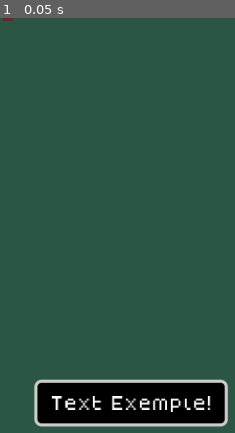
Above: before the commit, frame 1.
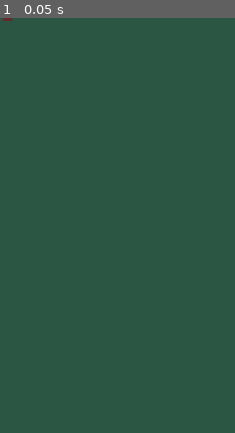
Above: after the commit, the same moment.

Repository: JhonnR9/arpg_godot_cpp
Game: Godot game, scene res://node_2d.tscn
The game is run twice, just before and just after one commit, with the same random seed, the same clock (stepped at 60 frames per second) and the same inputs.
Inputs:
- Up to frame 1 (0.05 s): no input

The runs differ from the first frame. In frame 1, 9.4% of the frame differs, in the area x 14-98%, y 86-99%.

Commit message:
fix sconstruct

Diff:
--- /dev/null
+++ b/godot_editor/canvas_layer.gd
@@ -0,0 +1 @@
+extends CanvasLayer
--- a/godot_editor/node_2d.tscn
+++ b/godot_editor/node_2d.tscn
@@ -1,8 +1,7 @@
-[gd_scene load_steps=15 format=3 uid="uid://bmbbovs8vnafl"]
+[gd_scene load_steps=12 format=3 uid="uid://bmbbovs8vnafl"]
 
 [ext_resource type="Texture2D" uid="uid://tlssw48lru1w" path="res://char22.png" id="1_wtcfe"]
 [ext_resource type="JSON" path="res://data/test.json" id="2_epypp"]
-[ext_resource type="FontFile" uid="uid://dxunq0i3381v8" path="res://data/fonts/dogicapixel.ttf" id="3_epypp"]
 
 [sub_resource type="CircleShape2D" id="CircleShape2D_0e48y"]
 radius = 4.0
@@ -106,26 +105,6 @@
 &"idle_down": SubResource("Animation_q6r6c")
 }
 
-[sub_resource type="StyleBoxFlat" id="StyleBoxFlat_0e48y"]
-bg_color = Color(0, 0, 0, 1)
-border_width_left = 1
-border_width_top = 1
-border_width_right = 1
-border_width_bottom = 1
-corner_radius_top_left = 2
-corner_radius_top_right = 2
-corner_radius_bottom_right = 2
-corner_radius_bottom_left = 2
-expand_margin_left = 4.0
-expand_margin_top = 4.0
-expand_margin_right = 4.0
-expand_margin_bottom = 4.0
-
-[sub_resource type="LabelSettings" id="LabelSettings_0e48y"]
-line_spacing = 1.0
-font = ExtResource("3_epypp")
-font_size = 5
-
 [node name="ARPG" type="ARPG"]
 y_sort_enabled = true
 
@@ -176,30 +155,3 @@
 autoplay = "idle_down"
 
 [node name="CanvasLayer" type="CanvasLayer" parent="."]
-
-[node name="Dialog" type="UI" parent="CanvasLayer"]
-anchors_preset = 15
-anchor_right = 1.0
-anchor_bottom = 1.0
-grow_horizontal = 2
-grow_vertical = 2
-
-[node name="Panel" type="PanelContainer" parent="CanvasLayer/Dialog"]
-layout_mode = 1
-anchors_preset = 2
-anchor_top = 1.0
-anchor_bottom = 1.0
-offset_left = 15.0
-offset_top = -24.0
-offset_right = 69.0
-offset_bottom = -17.0
-grow_vertical = 0
-size_flags_horizontal = 4
-size_flags_vertical = 4
-theme_override_styles/panel = SubResource("StyleBoxFlat_0e48y")
-
-[node name="Label" type="Label" parent="CanvasLayer/Dialog/Panel"]
-layout_mode = 2
-text = "Text Exemple!"
-label_settings = SubResource("LabelSettings_0e48y")
-justification_flags = 171
Not shown, added: godot_editor/canvas_layer.gd.uid
Not shown, changed: SConstruct
Not shown, changed: src/characters/player/player.cpp
Not shown, changed: src/characters/player/player_idle.cpp
Not shown, changed: src/characters/player/player_idle.h
Not shown, changed: src/core/state.h
Not shown, changed: src/core/state_machine.cpp
Not shown, changed: src/core/state_machine.h
Not shown, changed: src/register_types.cpp
